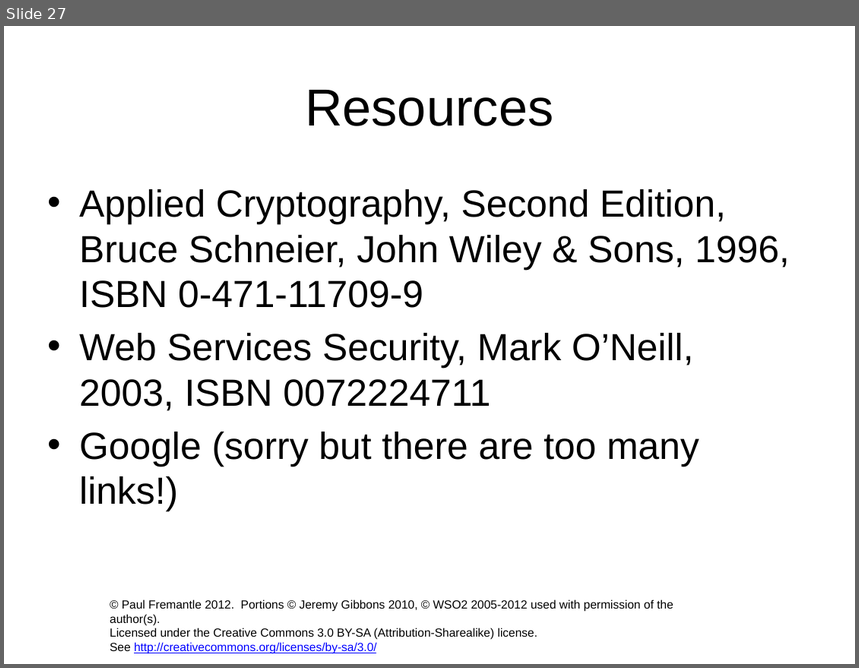
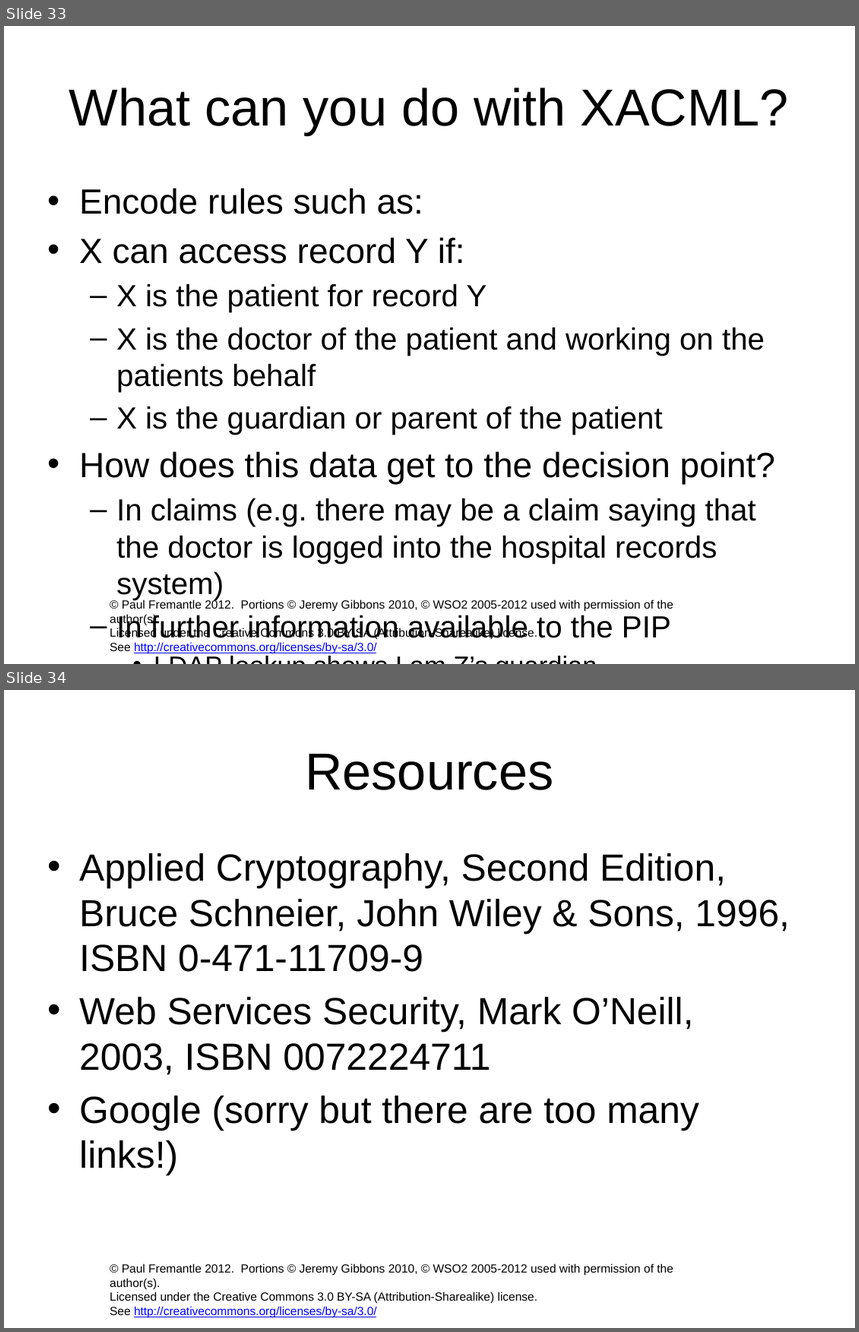
Before and after one commit to pzfreo/ox-soa-old, a slide deck: presentations/09-Security.pptx. Shown one above the other, each under a label of ours: slide 27 before the commit, slides 33 and 34 after it. The pictures are 859x668 and 859x1332 pixels, drawn with LibreOffice and Linux fonts; fonts in the diff are those of the drawing; background and template pictures are left out. Boxes give left, top, right and bottom in pixels: in the first picture for what was removed or moved away, otherwise in the second. Text is boxed around its words. In the diff, an @@ line names an element or a change of style, - is before the commit and + after.

```diff
--- a/presentations/09-Security.pptx
+++ b/presentations/09-Security.pptx
@@ slide 33 added at <box>4,26,855,664</box>, background #FFFFFF; not listed: 1 template element that a slide beside it also shows @@
@@ title added at <box>69,88,789,135</box>, 44 pt, text #000000 @@
+What can you do with XACML?
@@ text added at <box>79,188,775,644</box>, 25.9 pt, text #000000 @@
+• Encode rules such as:
+• X can access record Y if:
+  – X is the patient for record Y
+  – X is the doctor of the patient and working on the patients behalf
+  – X is the guardian or parent of the patient
+• How does this data get to the decision point?
+  – In claims (e.g. there may be a claim saying that the doctor is logged into the hospital records system)
+  – In further information available to the PIP
+    • LDAP lookup shows I am Z’s guardian
@@ what was slide 27 is now slide 34 @@
```
Also in this commit, not shown: 1 slide changed, 6 other slides added, 2 other files.
